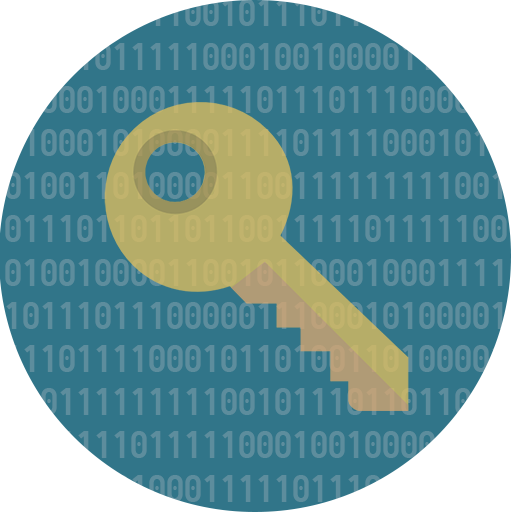
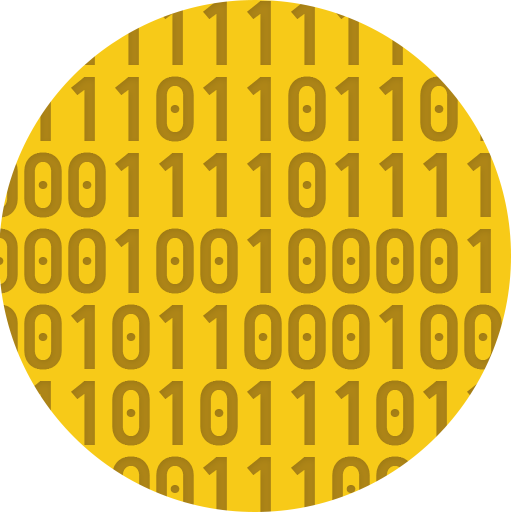
Layer changes from the first 512 × 512 image to the second:
removed layer "key (1)" (was 74%) over [104, 102, 409, 411]
renamed "011111111100101110110110110011111011111000100100001100101100010" to "011111111100101110110110110001111011111000100100001100101100010", opacity 14% → 87%, painted on it over [0, 0, 511, 512]
painted on "Shape 1" over [0, 0, 511, 512]
